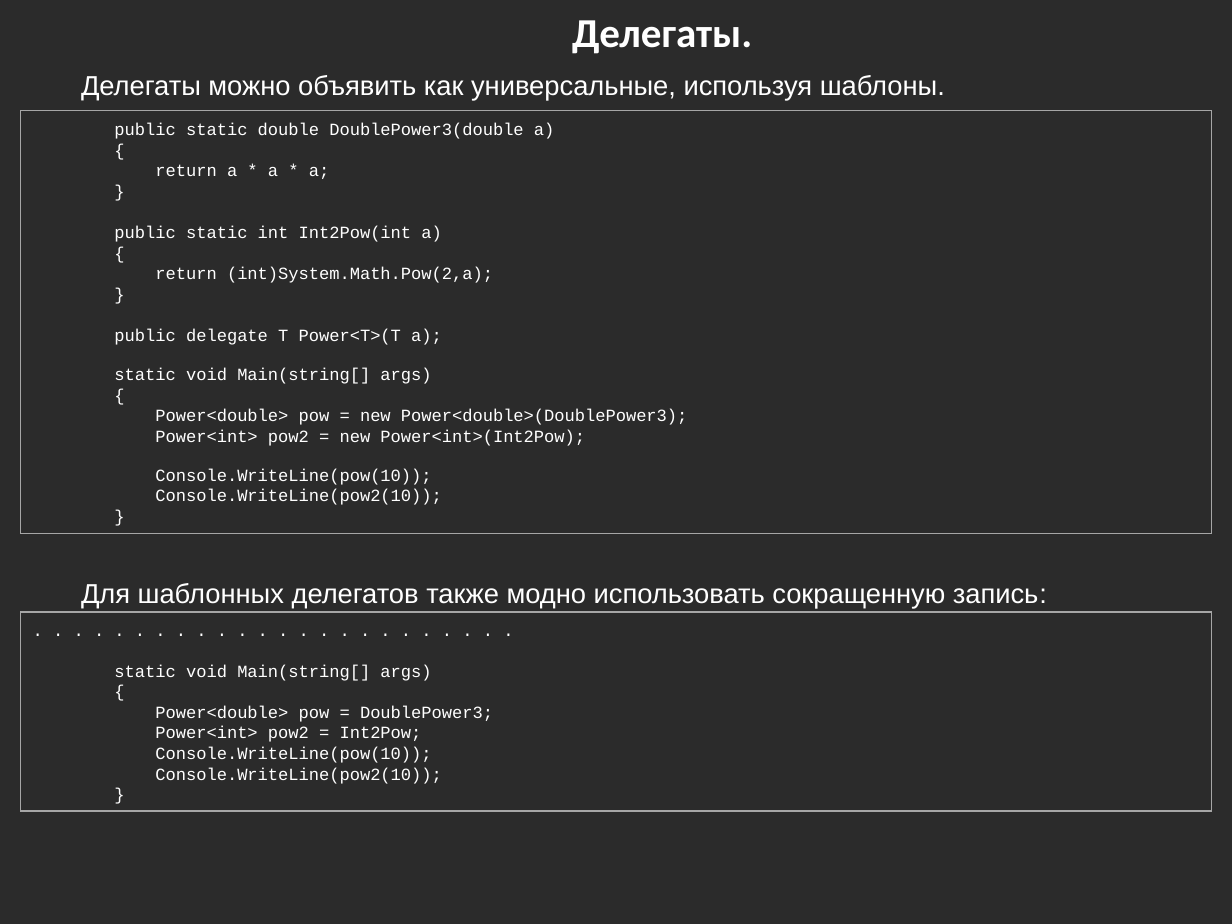
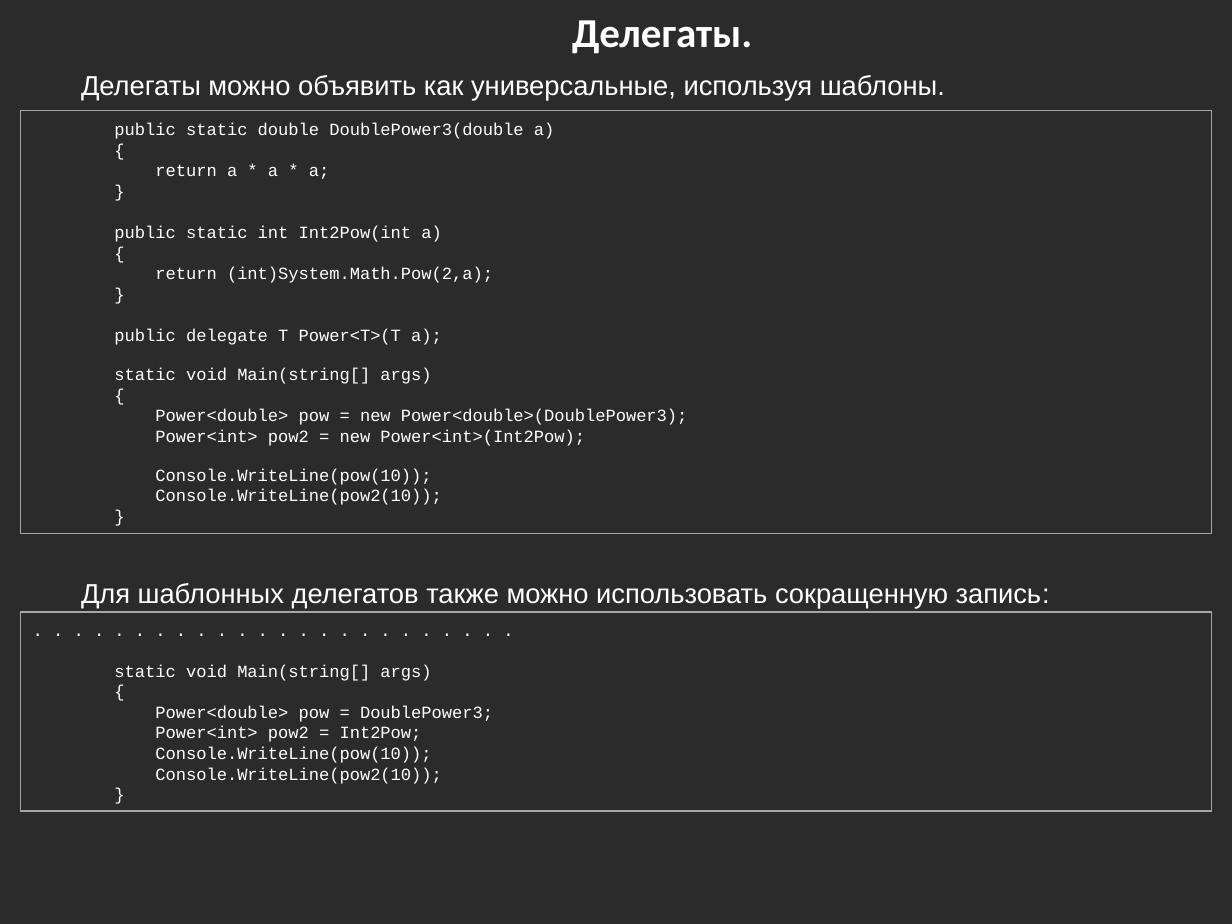
Before and after one commit to bazile/Training, a slide deck: slide 6 of Presentation/lesson-05-events.pptx. Drawn at 1232x924 pixels with LibreOffice and Linux fonts; fonts in the diff are those of the drawing; background and template pictures are left out; a plain dark background stands for a picture behind light text. Boxes give left, top, right and bottom in pixels: in the first picture for what was removed or moved away, otherwise in the second. Text is boxed around its words. In the diff, an @@ line names an element or a change of style, - is before the commit and + after.

Commit message:
Fixed formatting in events/delegates presentation

```diff
--- a/Presentation/lesson-05-events.pptx
+++ b/Presentation/lesson-05-events.pptx
@@ text at [81, 583, 1050, 609]: text changed @@
-Для шаблонных делегатов также модно использовать сокращенную запись:
+Для шаблонных делегатов также можно использовать сокращенную запись:
```
